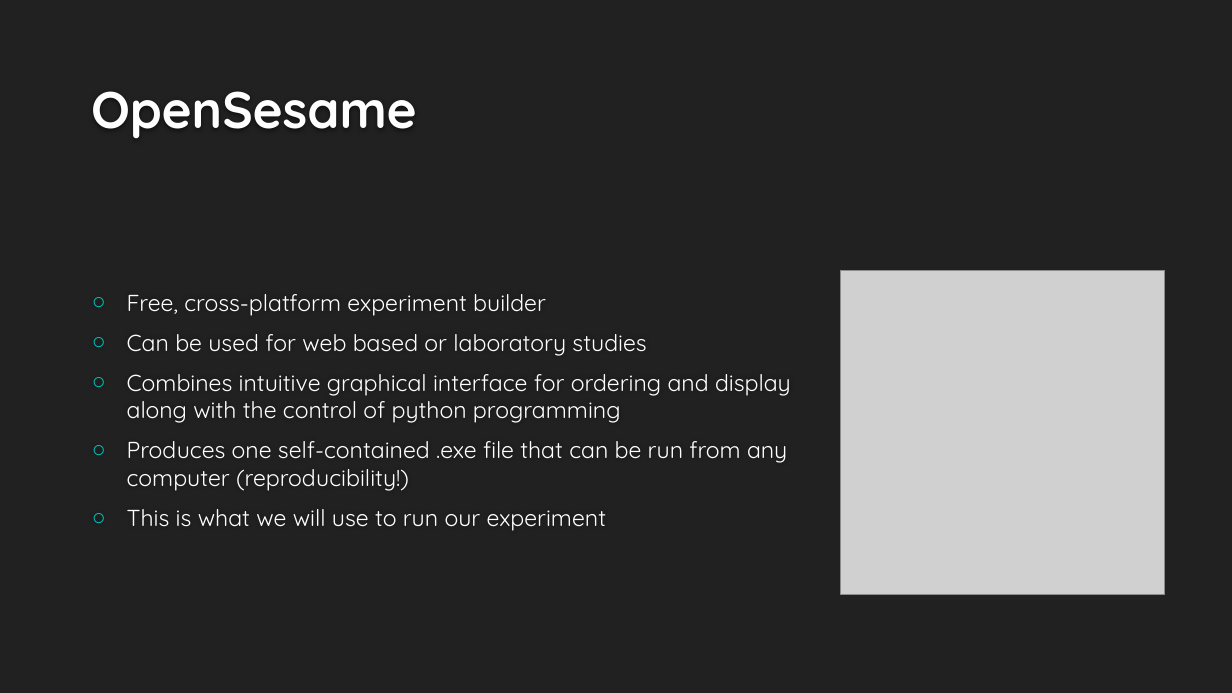
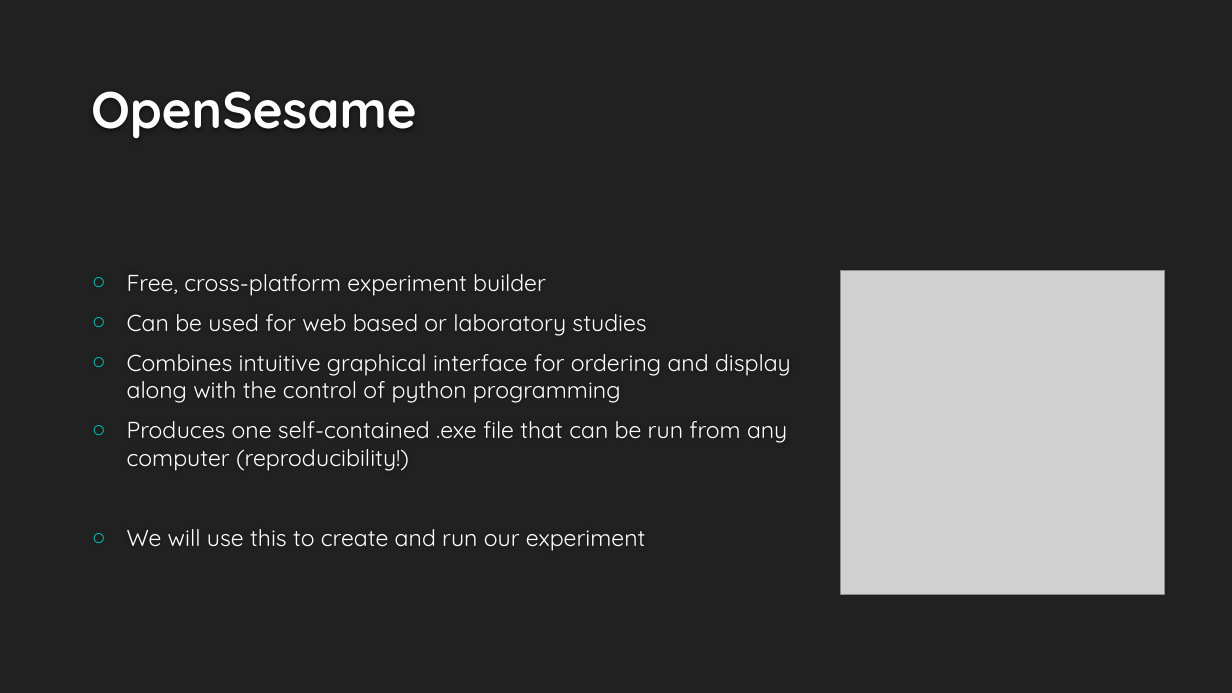
Before and after one commit to allisoct/ETLR23-24, a slide deck: slide 8 of slides/Day1.pptx (slide 7 before the commit). Drawn at 1232x693 pixels with LibreOffice and Linux fonts; fonts in the diff are those of the drawing; grey boxes stand for pictures; background and template pictures are left out. Boxes give left, top, right and bottom in pixels: in the first picture for what was removed or moved away, otherwise in the second. Text is boxed around its words. In the diff, an @@ line names an element or a change of style, - is before the commit and + after.

```diff
--- a/slides/Day1.pptx
+++ b/slides/Day1.pptx
@@ text at bbox=[127, 529, 645, 551]: text changed @@
-○ This is what we will use to run our experiment
+○ We will use this to create and run our experiment
```
Also in this commit, not shown: 6 other slides changed, 3 slides added.
